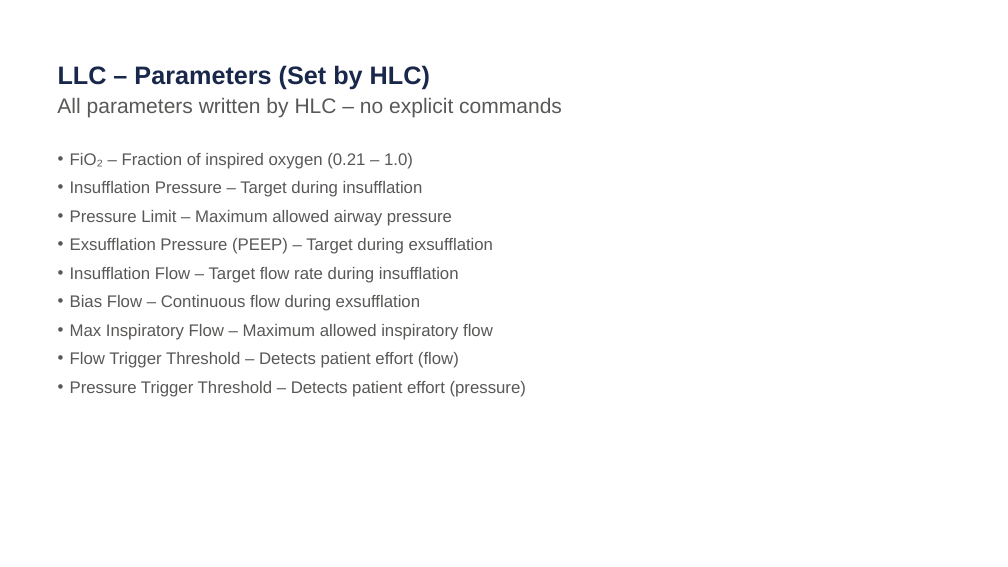
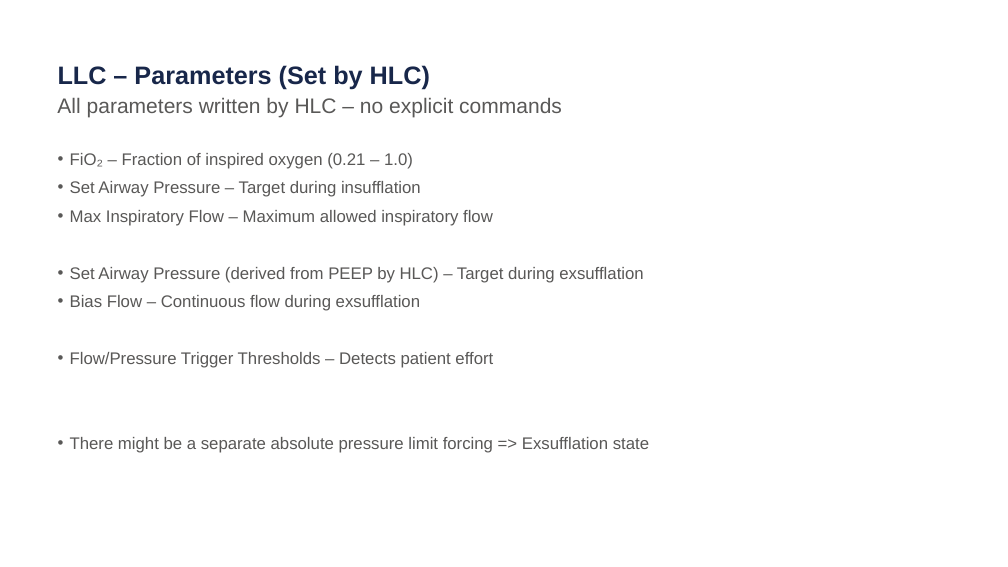
Before and after one commit to Teknosofen/ParallelMixer, a slide deck: slide 11 of documentation/presentation/Ventilator_Control_Architecture.pptx (slide 8 before the commit). Drawn at 1008x567 pixels with LibreOffice and Linux fonts; fonts in the diff are those of the drawing; background and template pictures are left out. Boxes give left, top, right and bottom in pixels: in the first picture for what was removed or moved away, otherwise in the second. Text is boxed around its words. In the diff, an @@ line names an element or a change of style, - is before the commit and + after.

Commit message:
doc: polished presentation and moved obsolete versions and variant to a separate folder for now

```diff
--- a/documentation/presentation/Ventilator_Control_Architecture.pptx
+++ b/documentation/presentation/Ventilator_Control_Architecture.pptx
@@ text at bbox=[70, 181, 643, 283]: text changed @@
-• Insufflation Pressure – Target during insufflation
-• Pressure Limit – Maximum allowed airway pressure
-• Exsufflation Pressure (PEEP) – Target during exsufflation
-• Insufflation Flow – Target flow rate during insufflation
+• Set Airway Pressure – Target during insufflation
+• Max Inspiratory Flow – Maximum allowed inspiratory flow
+• Set Airway Pressure (derived from PEEP by HLC) – Target during exsufflation
@@ text at bbox=[70, 352, 649, 453]: text changed @@
-• Max Inspiratory Flow – Maximum allowed inspiratory flow
-• Flow Trigger Threshold – Detects patient effort (flow)
-• Pressure Trigger Threshold – Detects patient effort (pressure)
+• Flow/Pressure Trigger Thresholds – Detects patient effort
+• There might be a separate absolute pressure limit forcing => Exsufflation state
```
Also in this commit, not shown: 8 other slides changed, 12 slides added, 4 slides removed, 10 other files.
